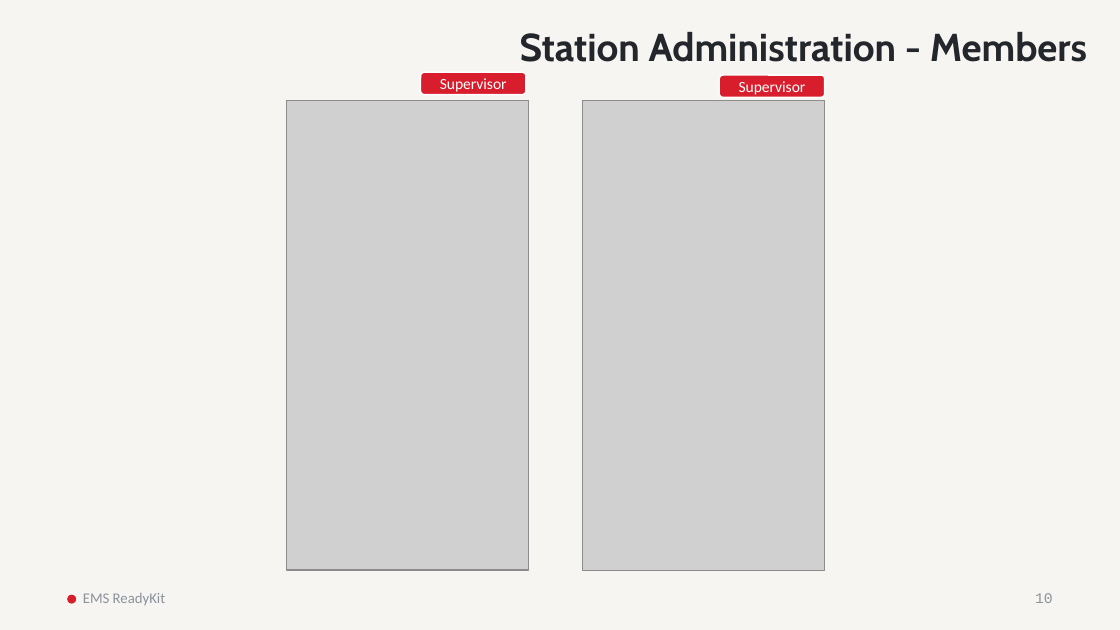
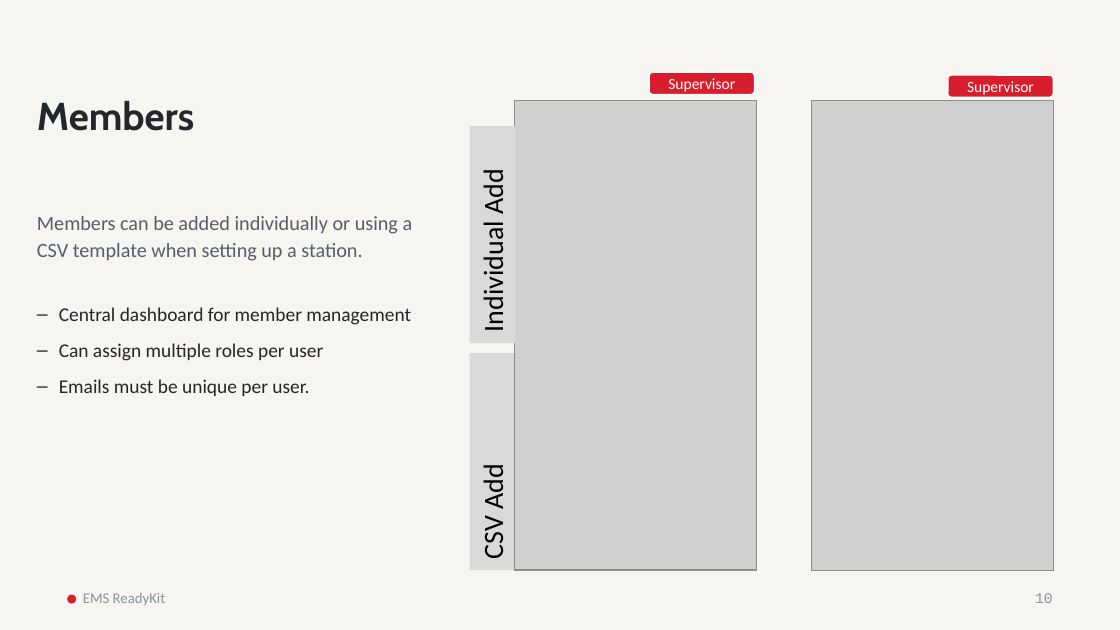
Before and after one commit to Jinniyah/EMS_ReadyKit, a slide deck: slide 17 of docs/evidence/live_deployment/LIVE01-05_EMS_ReadyKit_WebApp.pptx. Drawn at 1120x630 pixels with LibreOffice and Linux fonts; fonts in the diff are those of the drawing; grey boxes stand for pictures. Boxes give left, top, right and bottom in pixels: in the first picture for what was removed or moved away, otherwise in the second. Text is boxed around its words. In the diff, an @@ line names an element or a change of style, - is before the commit and + after.

```diff
--- a/docs/evidence/live_deployment/LIVE01-05_EMS_ReadyKit_WebApp.pptx
+++ b/docs/evidence/live_deployment/LIVE01-05_EMS_ReadyKit_WebApp.pptx
@@ text removed at [520,32,1087,62] @@
-Station Administration - Members
@@ 2 pictures, 2 rounded rectangles: place and size @@
-2 pictures, 2 rounded rectangles at [287,73,824,571]
+2 pictures, 2 rounded rectangles at [515,73,1053,571]
@@ text added at [37,101,194,131], 25 pt, text #23262B, bold @@
+Members
@@ rectangle added at [470,125,515,343], fill #D9D9D9, 18 pt, text #000000 @@
+Individual Add
@@ text added at [37,216,413,261], 13 pt, text #555E6B @@
+Members can be added individually or using a CSV template when setting up a station.
@@ text added at [59,307,411,396], 12.5 pt, text #23262B @@
+– Central dashboard for member management
+– Can assign multiple roles per user
+– Emails must be unique per user.
@@ rectangle added at [470,353,515,570], fill #D9D9D9, 18 pt, text #000000 @@
+CSV Add
```
Also in this commit, not shown: 6 other slides changed, 4 slides added.
